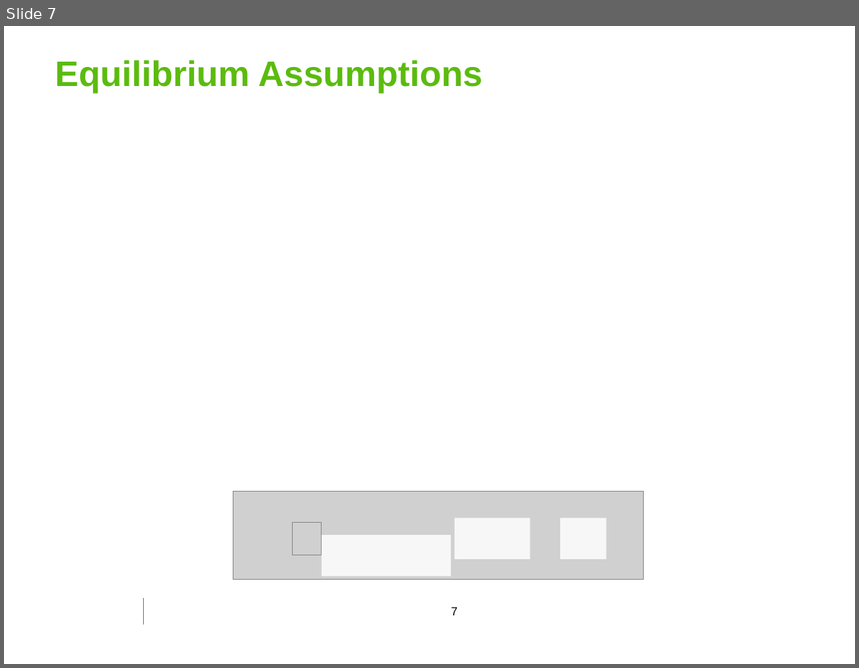
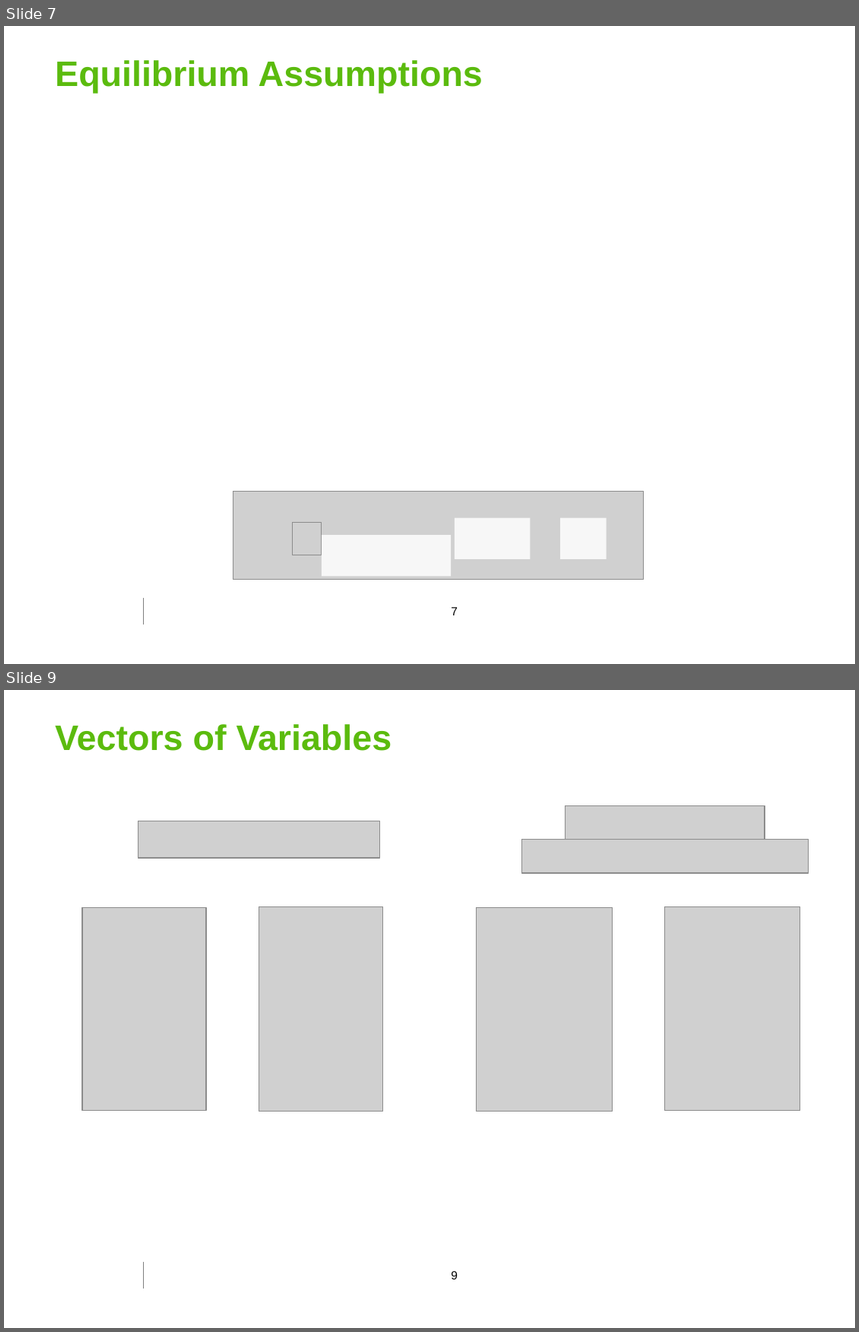
Before and after one commit to georgoff/georgoff.github.io, a slide deck: forest_malaria/MMC_presentation.pptx. Shown one above the other, each under a label of ours: slide 7 before the commit, slides 7 and 9 after it; the slides between them are not shown. The pictures are 859x668 and 859x1332 pixels, drawn with LibreOffice and Linux fonts; fonts in the diff are those of the drawing; grey boxes stand for pictures; background and template pictures are left out. Boxes give left, top, right and bottom in pixels: in the first picture for what was removed or moved away, otherwise in the second. Text is boxed around its words. In the diff, an @@ line names an element or a change of style, - is before the commit and + after.

```diff
--- a/forest_malaria/MMC_presentation.pptx
+++ b/forest_malaria/MMC_presentation.pptx
@@ slide 9 added at (x1=4, y1=690, x2=855, y2=1328), background #FFFFFF; not listed: 1 template element that a slide beside it also shows @@
@@ title added at (x1=55, y1=724, x2=392, y2=751), 30 pt, text #5BBB0E, bold @@
+Vectors of Variables
@@ picture added at (x1=139, y1=821, x2=379, y2=859) @@
@@ picture added at (x1=566, y1=806, x2=765, y2=840) @@
@@ picture added at (x1=522, y1=840, x2=808, y2=874) @@
@@ picture added at (x1=82, y1=908, x2=207, y2=1111) @@
@@ picture added at (x1=259, y1=907, x2=384, y2=1113) @@
@@ picture added at (x1=477, y1=908, x2=613, y2=1113) @@
@@ picture added at (x1=665, y1=907, x2=800, y2=1111) @@
@@ page number added at (x1=451, y1=1271, x2=458, y2=1280), 10 pt, text #000000 @@
+9
```
Also in this commit, not shown: 1 slide changed, 10 other slides added, 1 other file.
